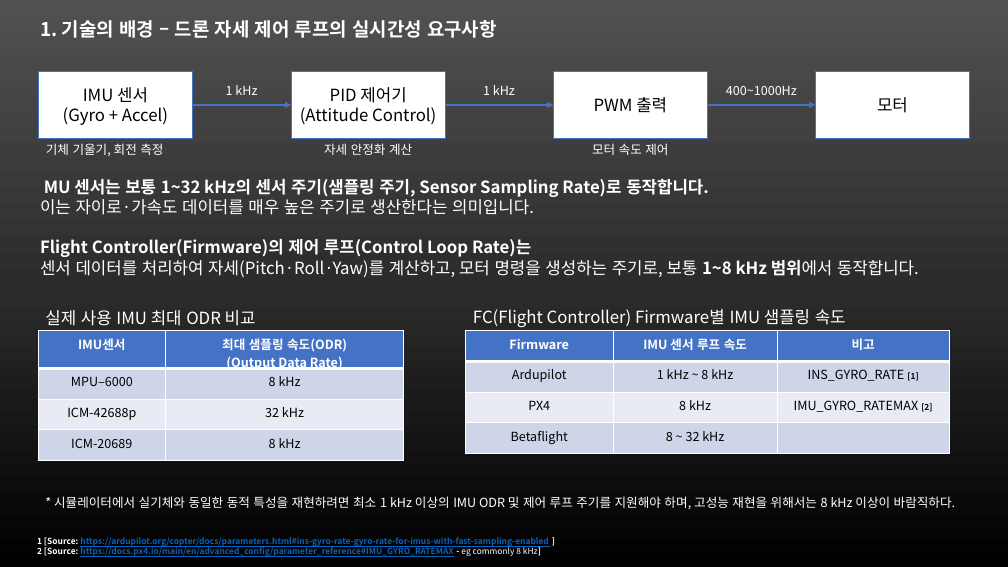
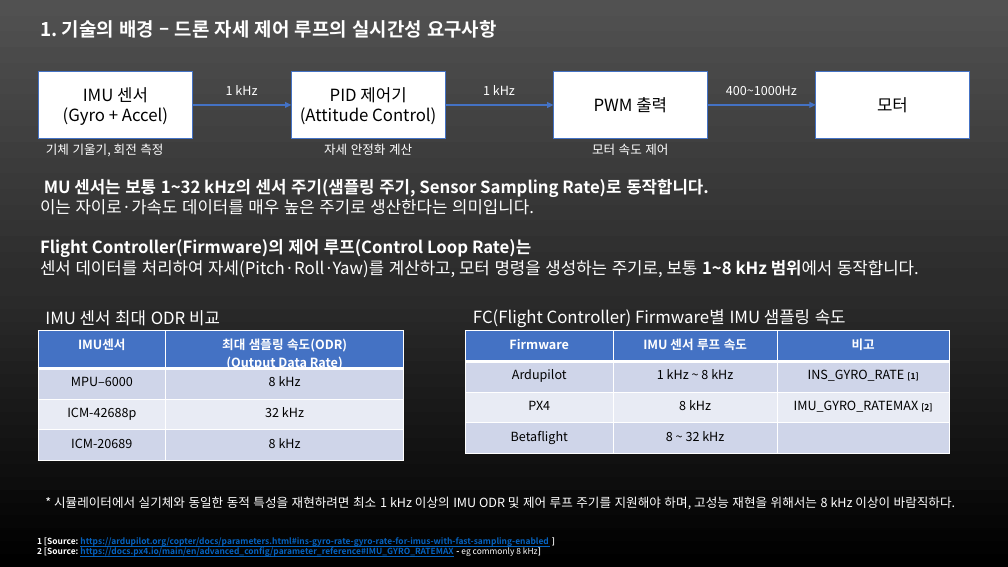
Before and after one commit to noztosky/sim25, a slide deck: slide 5 of x_memory/docs2/논문연구I-발표자료.pptx (slide 3 before the commit). Drawn at 1008x567 pixels with LibreOffice and Linux fonts; fonts in the diff are those of the drawing. Boxes give left, top, right and bottom in pixels: in the first picture for what was removed or moved away, otherwise in the second. Text is boxed around its words. In the diff, an @@ line names an element or a change of style, - is before the commit and + after.

```diff
--- a/x_memory/docs2/논문연구I-발표자료.pptx
+++ b/x_memory/docs2/논문연구I-발표자료.pptx
@@ text at (45,310,220,326): text changed @@
-실제 사용 IMU 최대 ODR 비교
+IMU 센서 최대 ODR 비교
```
Also in this commit, not shown: 2 slides added.
